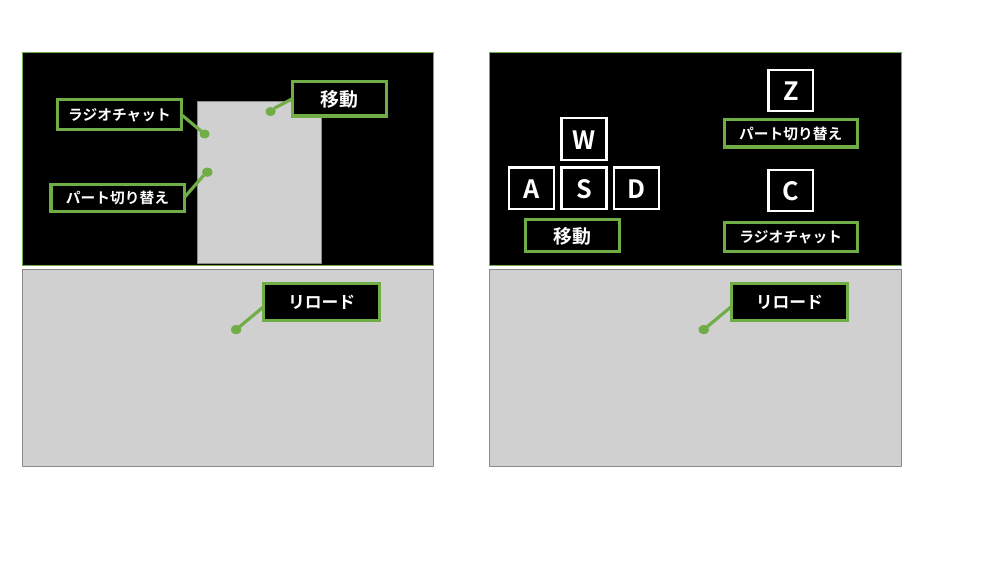
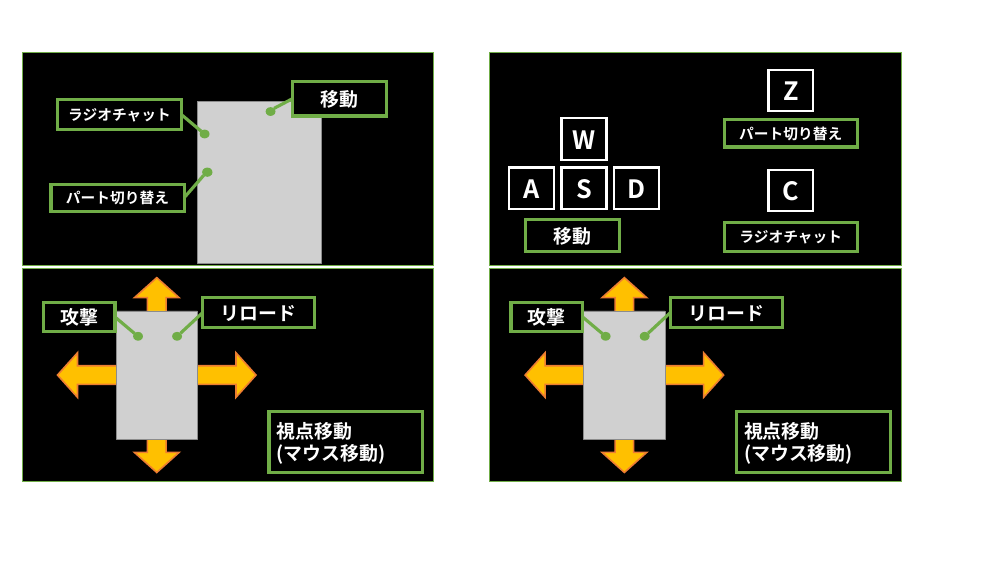
Before and after one commit to ReiKishida/KishidaStudio_Front_Line, a slide deck: slide 1 of 素材置き場/テクスチャ素材/help/プレゼンテーション1.pptx. Drawn at 1008x567 pixels with LibreOffice and Linux fonts; fonts in the diff are those of the drawing; grey boxes stand for pictures. Boxes give left, top, right and bottom in pixels: in the first picture for what was removed or moved away, otherwise in the second. Text is boxed around its words. In the diff, an @@ line names an element or a change of style, - is before the commit and + after.

```diff
--- a/素材置き場/テクスチャ素材/help/プレゼンテーション1.pptx
+++ b/素材置き場/テクスチャ素材/help/プレゼンテーション1.pptx
@@ picture removed at <box>22,270,433,467</box> @@
@@ rectangle "リロード": place and size @@
-rectangle "リロード" at <box>264,284,380,321</box>
+rectangle "リロード" at <box>203,298,315,327</box>
@@ rectangle "リロード" at <box>203,298,315,327</box>: size 16 to 18 pt @@
@@ picture removed at <box>490,270,901,467</box> @@
@@ rectangle "リロード" at <box>671,298,783,327</box>: size 16 to 18 pt @@
@@ rectangle "リロード": place and size @@
-rectangle "リロード" at <box>732,284,848,321</box>
+rectangle "リロード" at <box>671,298,783,327</box>
@@ line moved from (236, 330) - (264, 306) to (181, 333) - (203, 313) @@
@@ line moved from (704, 330) - (732, 306) to (648, 333) - (671, 313) @@
@@ ellipse: place and size @@
-ellipse at <box>231,325,241,334</box>
+ellipse at <box>172,332,182,341</box>
@@ ellipse: place and size @@
-ellipse at <box>699,325,709,334</box>
+ellipse at <box>640,332,650,341</box>
@@ group added at <box>22,269,433,482</box>: 3 rectangles, 1 quad arrow, 1 picture, 1 line, 1 ellipse @@
+攻撃
+視点移動
+(マウス移動)
@@ group added at <box>490,269,901,482</box>: 3 rectangles, 1 quad arrow, 1 picture, 1 line, 1 ellipse @@
+攻撃
+視点移動
+(マウス移動)
```
Also in this commit, not shown: 1 slide added, 2 other files.
